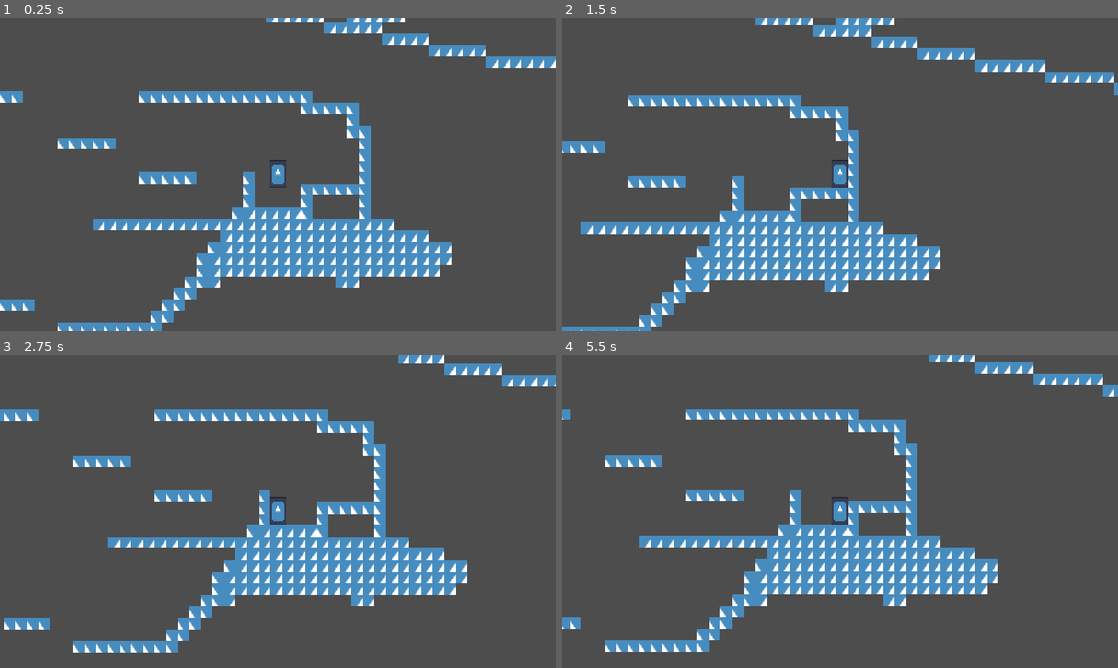
Above: before the commit, frames 1-4 (two rows, left to right).
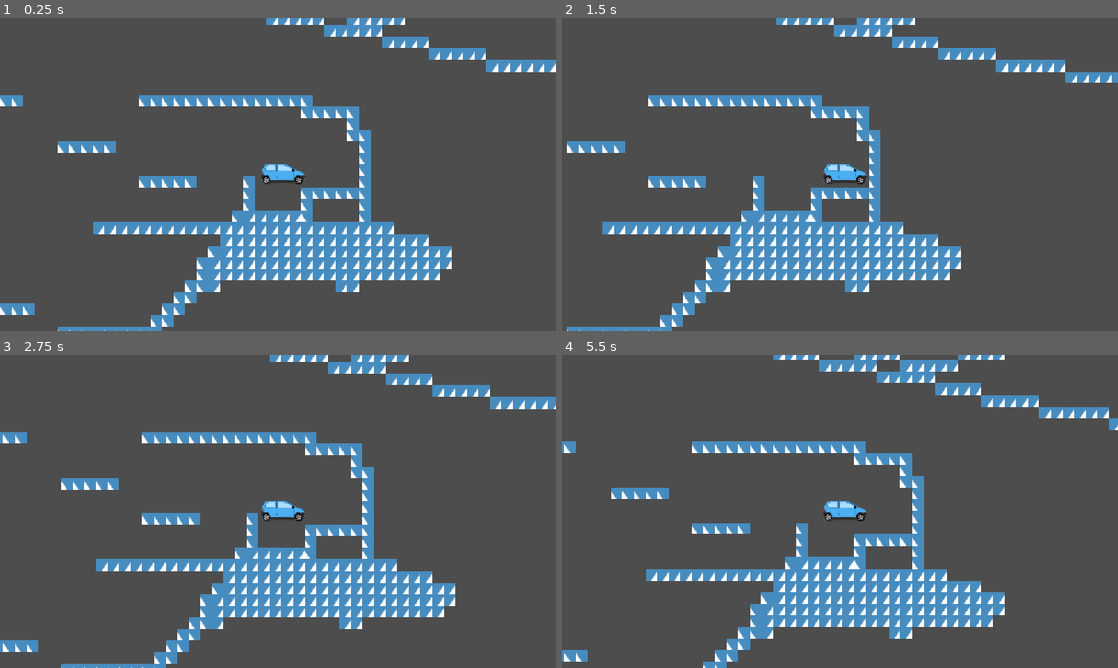
Above: after the commit, the same moments.

Repository: argentiniandrinkcoaster/haven-bounce-back
Game: Godot game, scene res://main.tscn
Same seed, same stepped clock (60 frames per second), same inputs: the game is played once before the commit and once after it. The engine's default icon, where the game draws it, is replaced by a stand-in: a white triangle on a blue panel in a dark square.
Inputs:
- Up to frame 1 (0.25 s): no input
- Up to frame 2 (1.5 s): hold D (right) from 0.53 s (still down); tap Space (jump) at 0.77 s
- Up to frame 3 (2.75 s): tap Space (jump) at 1.52 s; release D (right) at 2.03 s; hold A (left) from 2.03 s (still down)
- Up to frame 4 (5.5 s): release A (left) at 2.78 s; hold D (right) 2.78-4.28 s; tap Space (jump) at 3.02, 3.77, 4.52 s; hold A (left) 4.28-5.03 s; hold D (right) from 5.03 s (still down)

The runs differ from the first frame. In frame 1, 9.2% of the frame differs, in the area x 0-100%, y 0-100%; in frame 2, 12%; in frame 3, 21%; in frame 4, 24%.

Commit message:
Add new character sprite

Diff:
--- a/main.tscn
+++ b/main.tscn
@@ -1,5 +1,6 @@
 [gd_scene format=4 uid="uid://cncfd3g3g4vk5"]
 
+[ext_resource type="Texture2D" uid="uid://d2oaikqqc4m2a" path="res://art/dingus.png" id="1_0xm2m"]
 [ext_resource type="Texture2D" uid="uid://ctk5k7jqylhyv" path="res://icon.svg" id="2_h2yge"]
 
 [sub_resource type="GDScript" id="GDScript_0xm2m"]
@@ -32,7 +33,7 @@
 "
 
 [sub_resource type="RectangleShape2D" id="RectangleShape2D_rksnd"]
-size = Vector2(32, 56)
+size = Vector2(100, 56)
 
 [sub_resource type="TileSetAtlasSource" id="TileSetAtlasSource_1bvp3"]
 texture = ExtResource("2_h2yge")
@@ -175,12 +176,12 @@
 script = SubResource("GDScript_0xm2m")
 
 [node name="Sprite2D" type="Sprite2D" parent="CharacterBody2D" unique_id=244206187]
-position = Vector2(0, -1)
-scale = Vector2(0.2734375, 0.4609375)
-texture = ExtResource("2_h2yge")
+position = Vector2(10.20703, -1)
+scale = Vector2(0.982, 1)
+texture = ExtResource("1_0xm2m")
 
 [node name="CollisionShape2D" type="CollisionShape2D" parent="CharacterBody2D" unique_id=1997199859]
-position = Vector2(0, -1)
+position = Vector2(9, -1)
 shape = SubResource("RectangleShape2D_rksnd")
 debug_color = Color(0.89235294, 0, 0.18982497, 0.41960785)
 
Binary file added: art/dingus.png
Not shown, added: art/dingus.png.import
